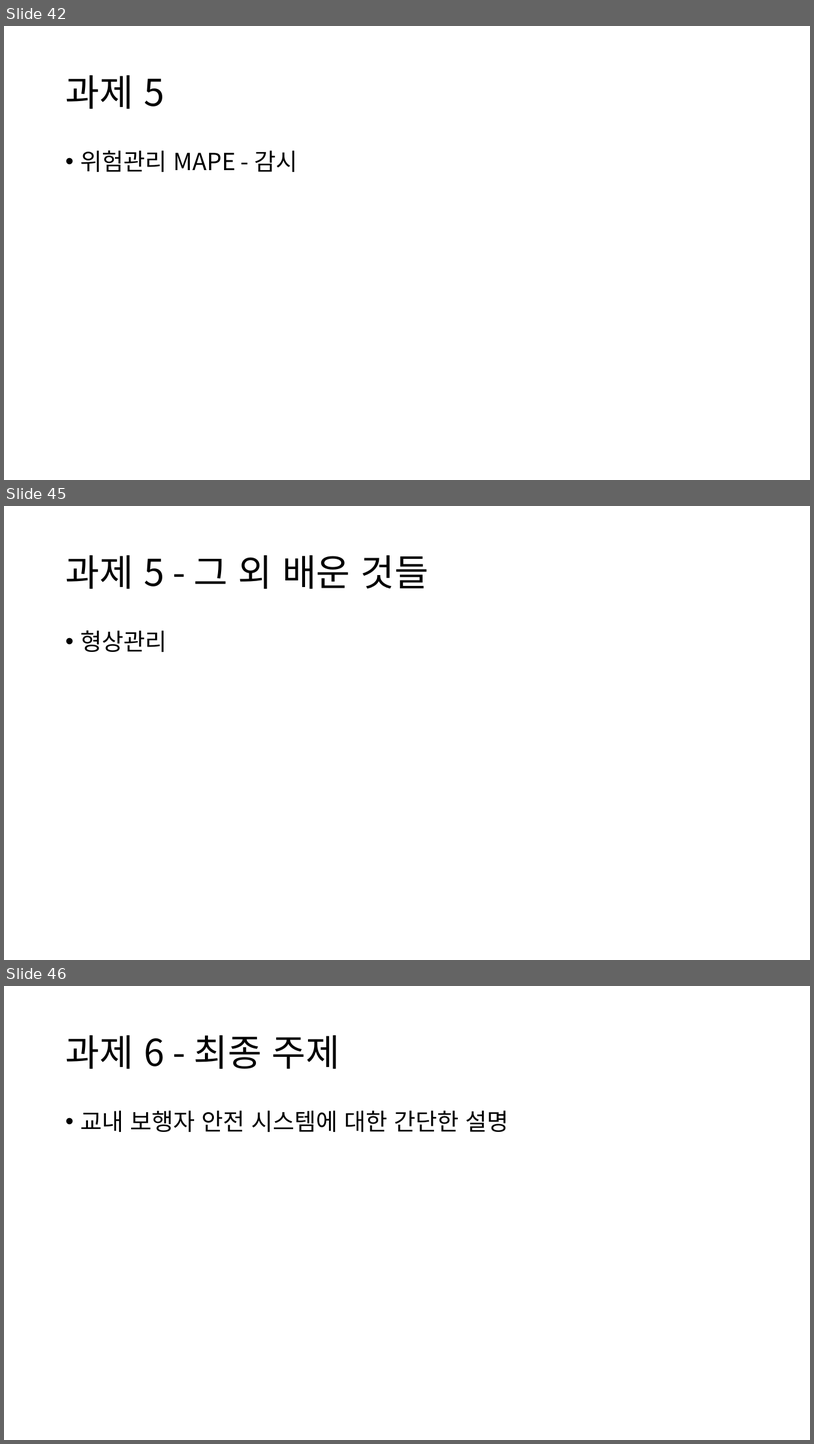
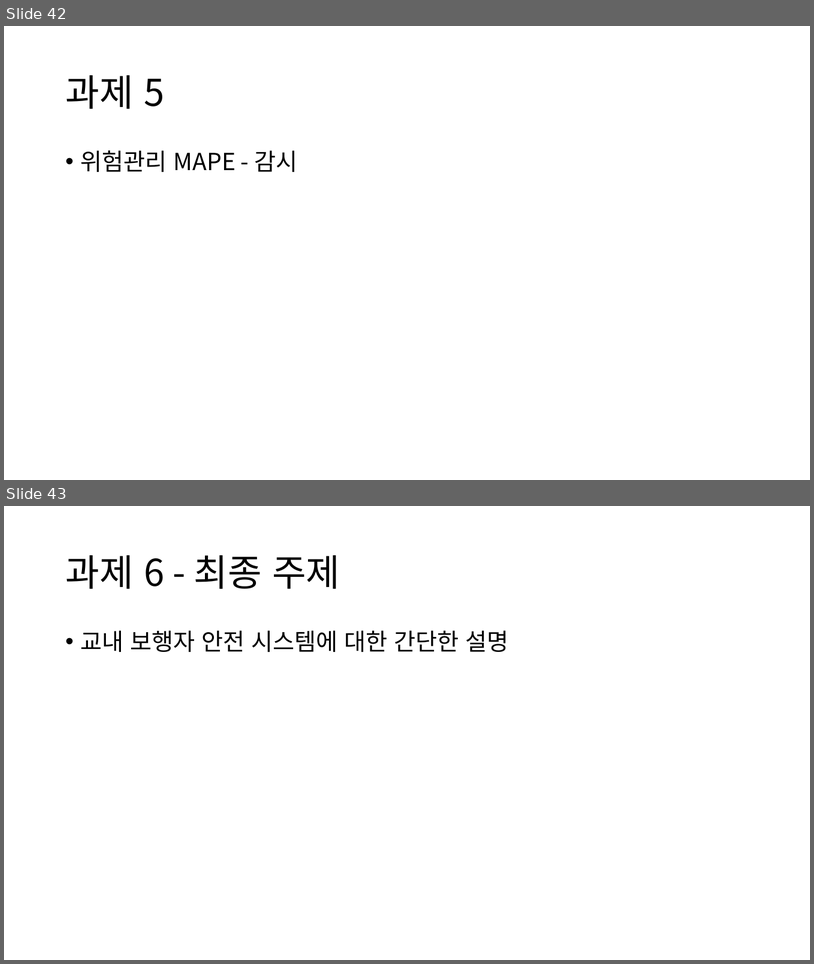
Before and after one commit to TUK-pedestrianSafety/document, a slide deck: ppt/소프트웨어 응용설계 발표자료.pptx. Shown one above the other, each under a label of ours: slides 42, 45 and 46 before the commit, slides 42 and 43 after it; the slides between them are not shown. The pictures are 814x1444 and 814x964 pixels, drawn with LibreOffice and Linux fonts; fonts in the diff are those of the drawing. Boxes give left, top, right and bottom in pixels: in the first picture for what was removed or moved away, otherwise in the second. Text is boxed around its words. In the diff, an @@ line names an element or a change of style, - is before the commit and + after.

```diff
--- a/ppt/소프트웨어 응용설계 발표자료.pptx
+++ b/ppt/소프트웨어 응용설계 발표자료.pptx
@@ slide 45 removed at <box>4,506,810,960</box>, background #FFFFFF @@
@@ title removed at <box>65,555,429,589</box> @@
-과제 5 - 그 외 배운 것들
@@ text removed at <box>81,630,167,652</box> @@
-• 형상관리
@@ what was slide 46 is now slide 43 @@
```
Also in this commit, not shown: 2 other slides removed, 44 other files.
